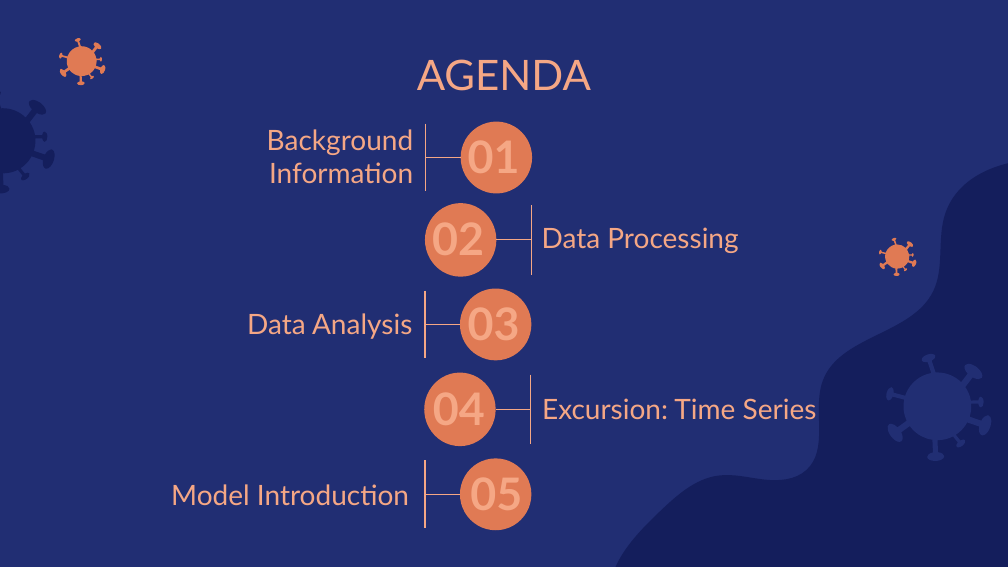
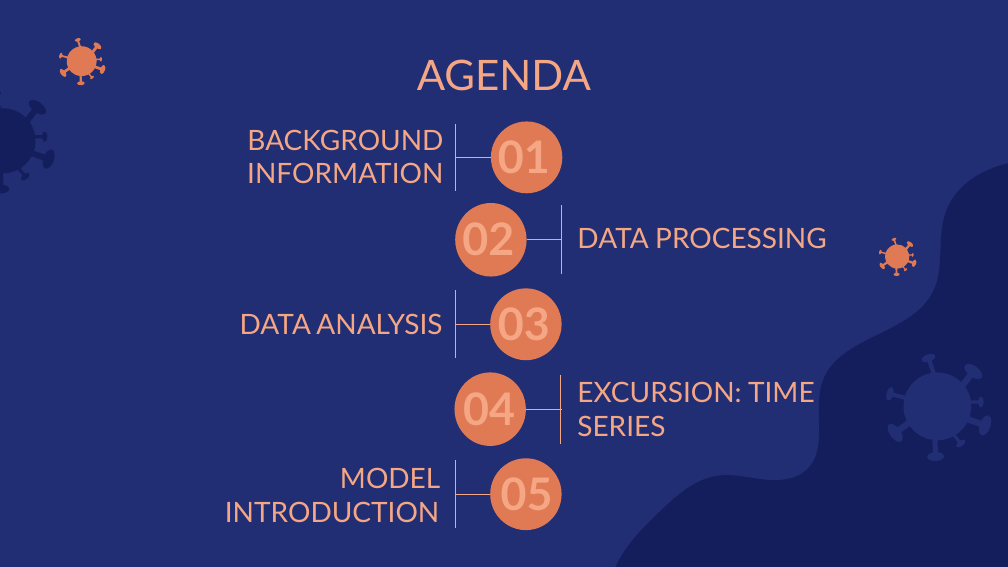
Before and after one commit to amarquard089/Covid19-Hospitalisierungsrate, a slide deck: slide 2 of Praesentation/COVID-19 Hospitalisierungsrate.pptx. Drawn at 1008x567 pixels with LibreOffice and Linux fonts; fonts in the diff are those of the drawing. Boxes give left, top, right and bottom in pixels: in the first picture for what was removed or moved away, otherwise in the second. Text is boxed around its words. In the diff, an @@ line names an element or a change of style, - is before the commit and + after.

Commit message:
final ppt and pdf

```diff
--- a/Praesentation/COVID-19 Hospitalisierungsrate.pptx
+++ b/Praesentation/COVID-19 Hospitalisierungsrate.pptx
@@ subtitle at <box>247,129,443,183</box>: text changed @@
-Background Information
+BACKGROUND INFORMATION
@@ 10 lines, 5 ellipses, 3 texts, 2 titles: place and size @@
-10 lines, 5 ellipses, 3 texts, 2 titles at <box>424,122,532,530</box>
+10 lines, 5 ellipses, 3 texts, 2 titles at <box>455,121,562,530</box>
@@ subtitle at <box>577,227,827,249</box>: text changed @@
-Data Processing
+DATA PROCESSING
@@ subtitle at <box>240,313,442,335</box>: text changed @@
-Data Analysis
+DATA ANALYSIS
@@ text at <box>577,381,815,437</box>: text changed @@
-Excursion: Time Series
+EXCURSION: TIME SERIES
@@ text at <box>225,467,440,522</box>: text changed @@
-Model Introduction
+MODEL INTRODUCTION
```
Also in this commit, not shown: 1 other slide changed, 1 other file.
